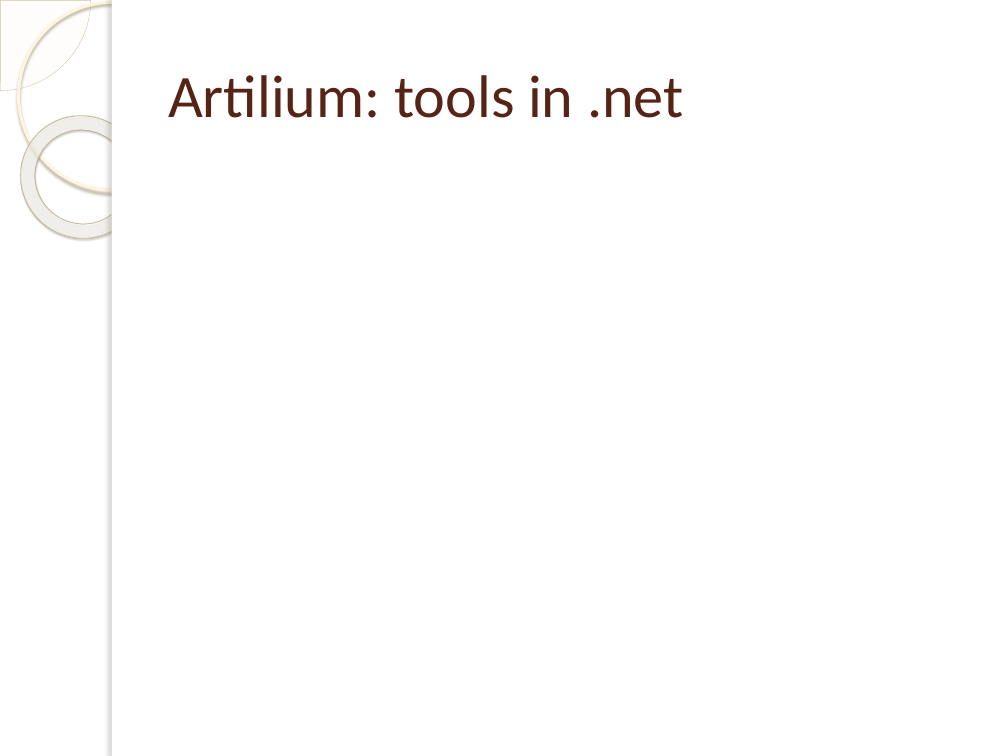
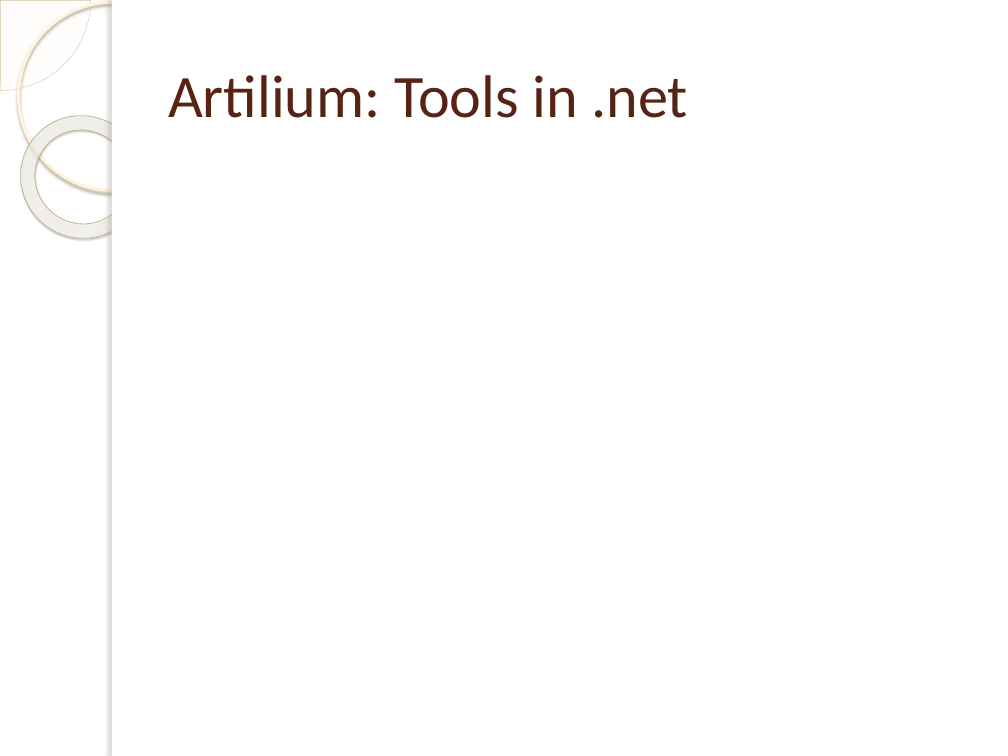
Before and after one commit to michelgrootjans/foresee, a slide deck: slide 18 of Agile.net/Agile.net.pptx (slide 10 before the commit). Drawn at 1008x756 pixels with LibreOffice and Linux fonts; fonts in the diff are those of the drawing; background and template pictures are left out. Boxes give left, top, right and bottom in pixels: in the first picture for what was removed or moved away, otherwise in the second. Text is boxed around its words. In the diff, an @@ line names an element or a change of style, - is before the commit and + after.

```diff
--- a/Agile.net/Agile.net.pptx
+++ b/Agile.net/Agile.net.pptx
@@ title at (x1=168, y1=75, x2=689, y2=118): text changed @@
-Artilium: tools in .net
+Artilium: Tools in .net
```
Also in this commit, not shown: 5 other slides changed, 12 slides added, 4 slides removed, 10 other files.
